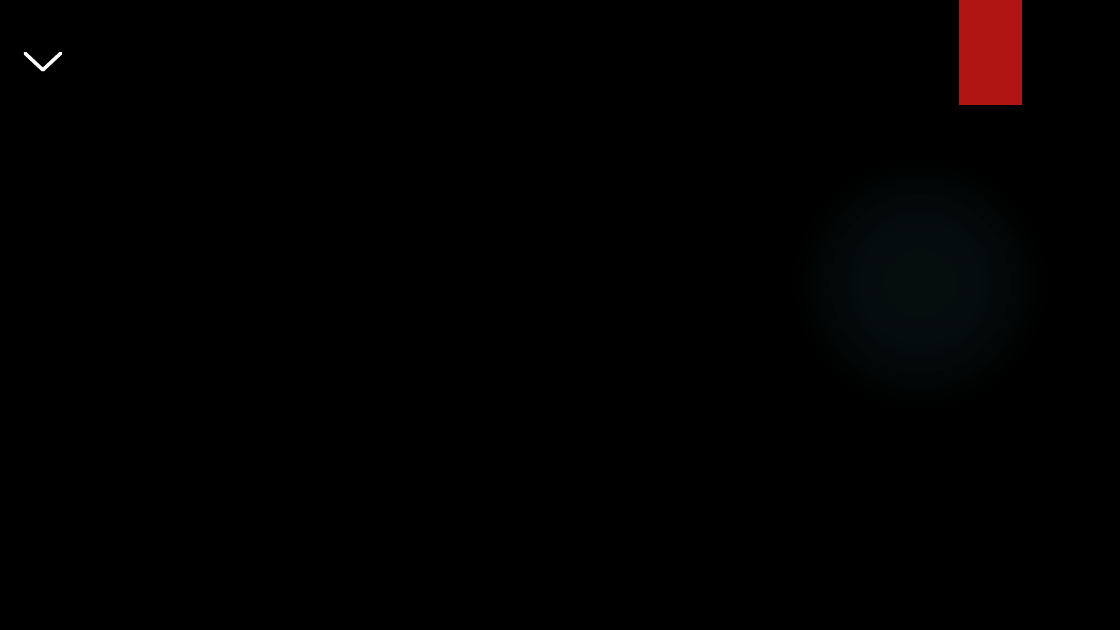
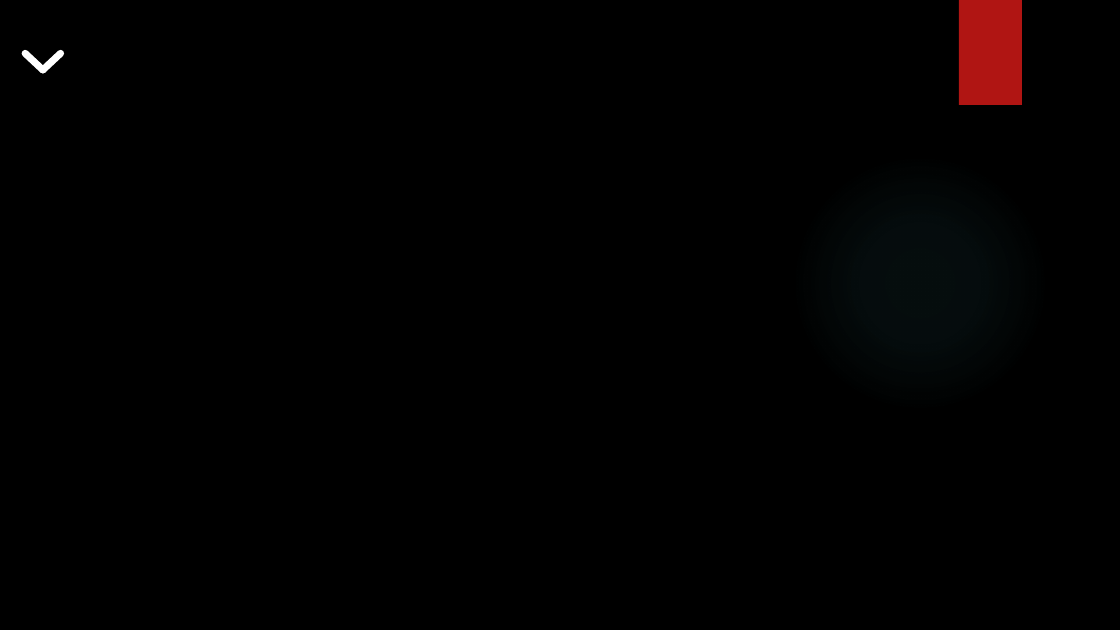
Before and after one commit to furaga/UnityGUIDropdown, a slide deck: slide 1 of images/UnityGUIDropdown_Images.pptx. Drawn at 1120x630 pixels with LibreOffice and Linux fonts; fonts in the diff are those of the drawing; background and template pictures are left out. Boxes give left, top, right and bottom in pixels: in the first picture for what was removed or moved away, otherwise in the second. Text is boxed around its words. In the diff, an @@ line names an element or a change of style, - is before the commit and + after.

```diff
--- a/images/UnityGUIDropdown_Images.pptx
+++ b/images/UnityGUIDropdown_Images.pptx
@@ line (25, 54) - (43, 70): stroke #FFFFFF 3 pt to #FFFFFF 6 pt @@
@@ line (60, 54) - (43, 70): stroke #FFFFFF 3 pt to #FFFFFF 6 pt @@
```
Also in this commit, not shown: 2 other files.
